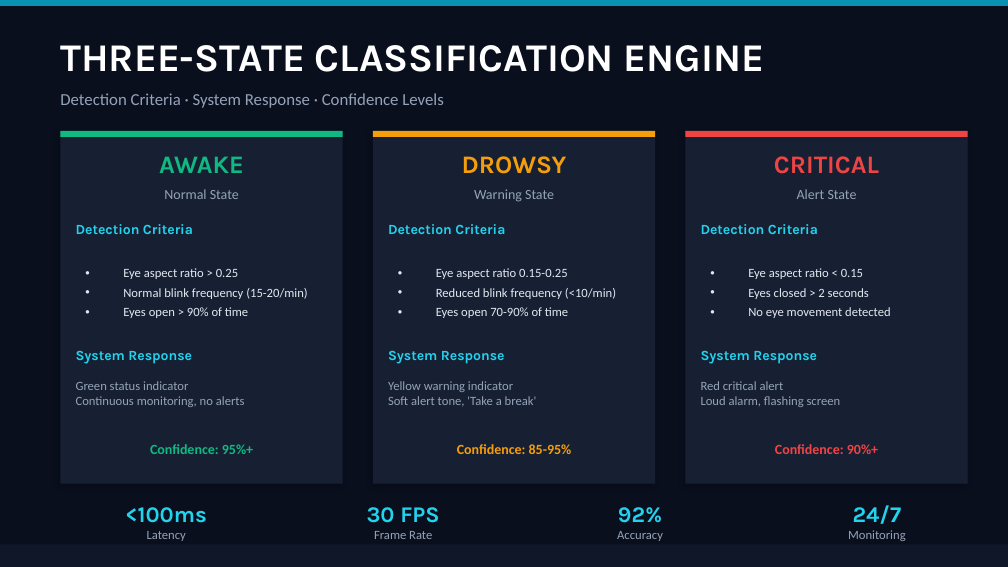
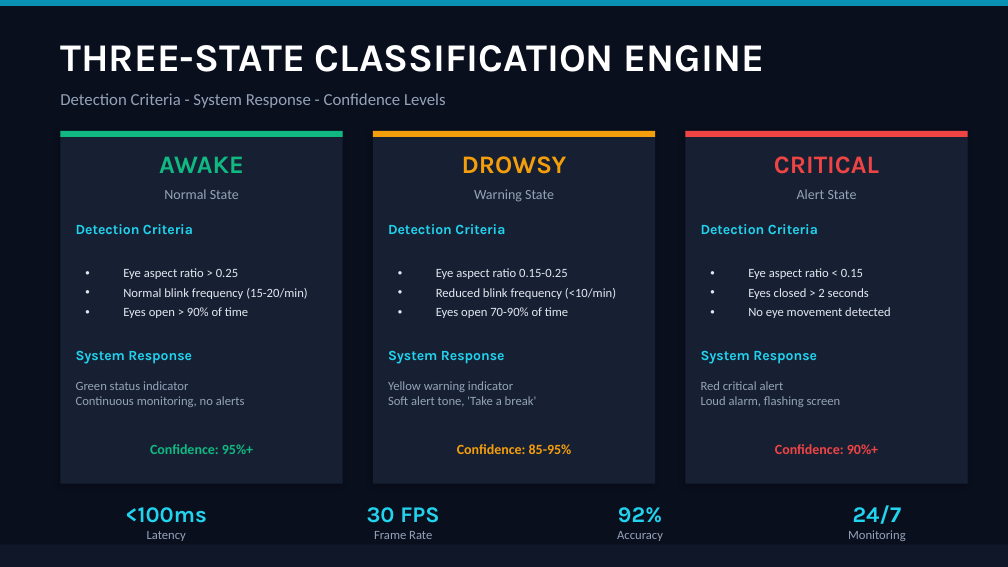
Before and after one commit to najzdev/Sleep-Alert-Car-Camera-Image-Classification-System, a slide deck: slide 6 of Sleep-Alert-Car-Camera-Image-Classification-System.pptx. Drawn at 1008x567 pixels with LibreOffice and Linux fonts; fonts in the diff are those of the drawing. Boxes give left, top, right and bottom in pixels: in the first picture for what was removed or moved away, otherwise in the second. Text is boxed around its words. In the diff, an @@ line names an element or a change of style, - is before the commit and + after.

```diff
--- a/Sleep-Alert-Car-Camera-Image-Classification-System.pptx
+++ b/Sleep-Alert-Car-Camera-Image-Classification-System.pptx
@@ text at <box>60,93,445,108</box>: text changed @@
-Detection Criteria · System Response · Confidence Levels
+Detection Criteria - System Response - Confidence Levels
```
Also in this commit, not shown: 9 other slides changed.
